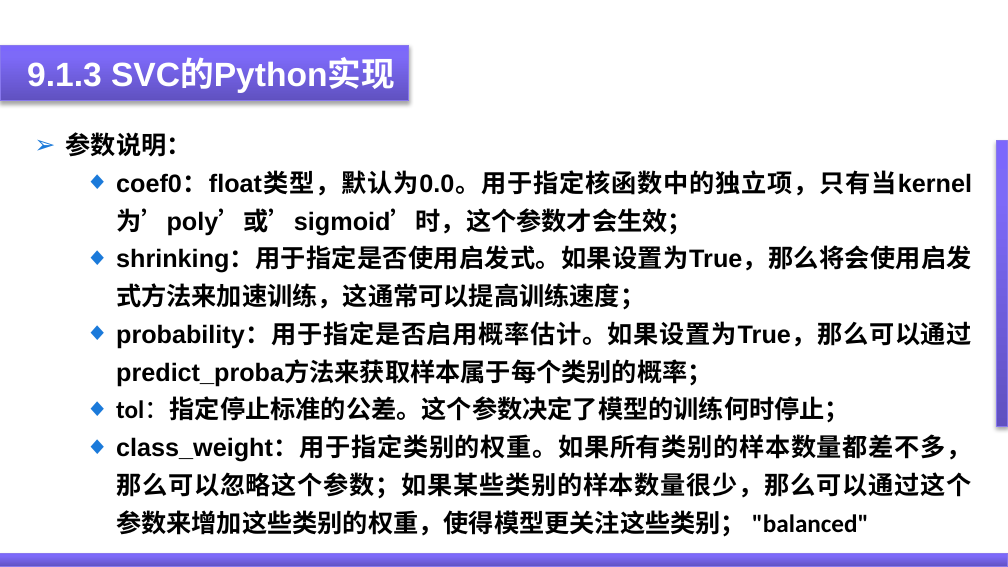
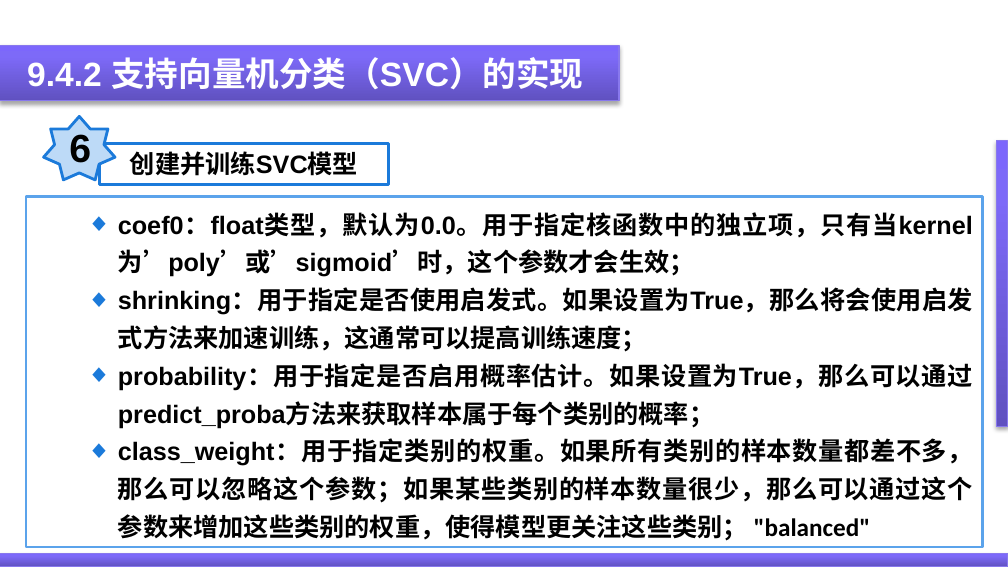
Before and after one commit to ygydq/zncgqjssg, a slide deck: slide 76 of PPT/第9章 支持向量机及其在智能传感器系统中的应用.pptx (slide 49 before the commit). Drawn at 1008x567 pixels with LibreOffice and Linux fonts; fonts in the diff are those of the drawing. Boxes give left, top, right and bottom in pixels: in the first picture for what was removed or moved away, otherwise in the second. Text is boxed around its words. In the diff, an @@ line names an element or a change of style, - is before the commit and + after.

```diff
--- a/PPT/第9章 支持向量机及其在智能传感器系统中的应用.pptx
+++ b/PPT/第9章 支持向量机及其在智能传感器系统中的应用.pptx
@@ rectangle: place and size @@
-rectangle at bbox=[0, 45, 409, 101]
+rectangle at bbox=[0, 45, 619, 101]
@@ text removed at bbox=[27, 59, 395, 93] @@
-9.1.3 SVC的Python实现
@@ text added at bbox=[27, 57, 583, 95], 24 pt, text #FFFFFF, bold @@
+9.4.2 支持向量机分类（SVC）的实现
@@ star added at bbox=[43, 116, 115, 179], fill #BDDAF7, outline #1B7ADA 2 pt, 28 pt, text #000000, bold @@
+6
@@ text in rectangle at bbox=[66, 132, 192, 157]: paragraph removed @@
-➢ 参数说明：
@@ rectangle added at bbox=[99, 143, 388, 183], fill #FFFFFF, outline #1B7ADA 2 pt, 18 pt, text #000000, bold @@
+创建并训练SVC模型
@@ rectangle "coef0：float类型，默认为0.0。用于指定核函数中的独立项，只有当kernel为’poly’或’sigmoid’ ...": place and size @@
-rectangle "coef0：float类型，默认为0.0。用于指定核函数中的独立项，只有当kernel为’poly’或’sigmoid’ ..." at bbox=[66, 132, 972, 537]
+rectangle "coef0：float类型，默认为0.0。用于指定核函数中的独立项，只有当kernel为’poly’或’sigmoid’ ..." at bbox=[26, 197, 983, 547]
@@ rectangle "coef0：float类型，默认为0.0。用于指定核函数中的独立项，只有当kernel为’poly’或’sigmoid’ ..." at bbox=[26, 197, 983, 547]: fill none to #FFFFFF; outline none to #5BA3EB 2 pt @@
@@ text in rectangle at bbox=[116, 398, 850, 423]: paragraph removed @@
-  ◆ tol：指定停止标准的公差。这个参数决定了模型的训练何时停止；
```
Also in this commit, not shown: 6 other slides changed, 27 slides added, 14 slides removed, 1 other file.
